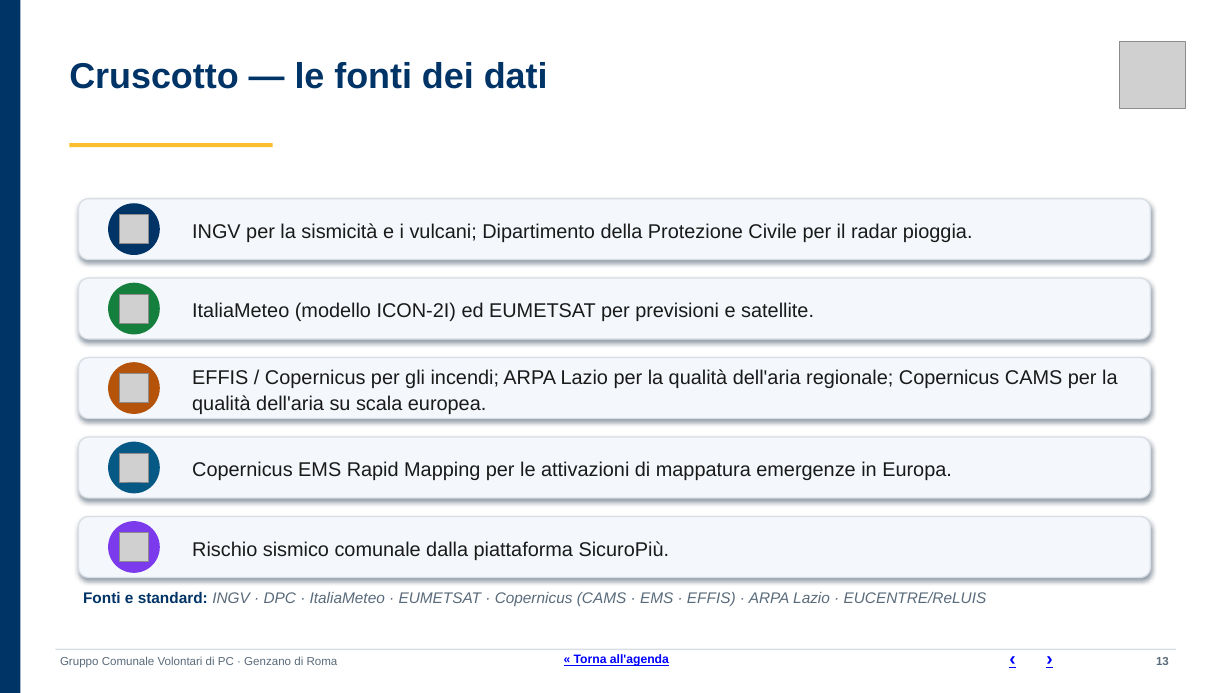
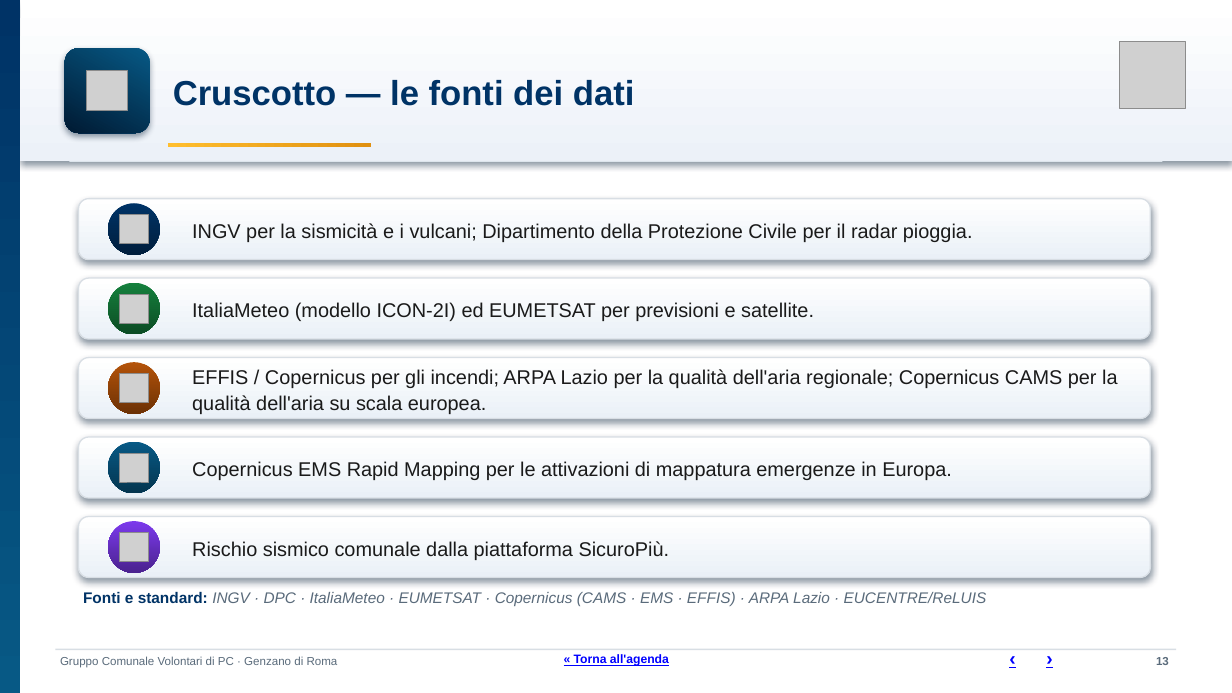
Before and after one commit to SviluppoItaliaDigitale/sito-pc-genzano, a slide deck: slide 13 of static/manuali/presentazione-struttura-sito.pptx. Drawn at 1232x693 pixels with LibreOffice and Linux fonts; fonts in the diff are those of the drawing; grey boxes stand for pictures. Boxes give left, top, right and bottom in pixels: in the first picture for what was removed or moved away, otherwise in the second. Text is boxed around its words. In the diff, an @@ line names an element or a change of style, - is before the commit and + after.

```diff
--- a/static/manuali/presentazione-struttura-sito.pptx
+++ b/static/manuali/presentazione-struttura-sito.pptx
@@ rectangle at [0,0,20,693]: fill #003366 to gradient #003366 to #075985 @@
@@ rectangle added at [20,0,1232,161], fill gradient #FFFFFF to #ECF1F8 @@
@@ rounded rectangle added at [65,48,150,133], fill gradient #075985 to #001A33 @@
@@ text "Cruscotto — le fonti dei ...": place and size @@
-text "Cruscotto — le fonti dei ..." at [69,62,548,89]
+text "Cruscotto — le fonti dei ..." at [173,80,635,106]
@@ text "Cruscotto — le fonti dei ..." at [173,80,635,106]: size 28 to 27 pt; vertical alignment top to middle @@
@@ picture added at [87,70,128,111] @@
@@ rectangle: place and size @@
-rectangle at [69,143,273,147]
+rectangle at [168,143,372,147]
@@ rectangle at [168,143,372,147]: fill #FFBE2E to gradient #FFBE2E to #E09010 @@
@@ rectangle added at [69,161,1163,162], fill #DDE5EC @@
@@ ellipse at [108,203,160,255]: fill #003366 to gradient #003366 to #001E3D @@
@@ ellipse at [108,283,160,335]: fill #15803D to gradient #15803D to #0C4C24 @@
@@ ellipse at [108,362,160,414]: fill #B45309 to gradient #B45309 to #6C3105 @@
@@ ellipse at [108,442,160,494]: fill #075985 to gradient #075985 to #04354F @@
@@ fill #F4F7FB to gradient #FFFFFF to #EAF0F7; shadow changed in 5 elements at [79,199,1151,260], [79,278,1151,339], [79,358,1151,419], [79,437,1151,498], [79,517,1151,578] @@
@@ ellipse at [108,521,160,573]: fill #7C3AED to gradient #7C3AED to #4A228E @@
```
Also in this commit, not shown: 55 other slides changed, 2 other files.
